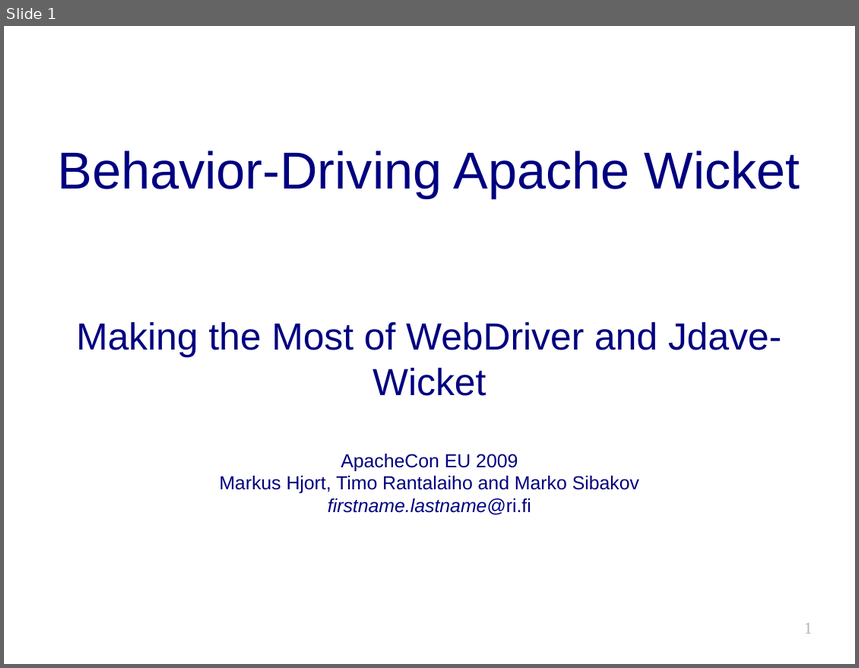
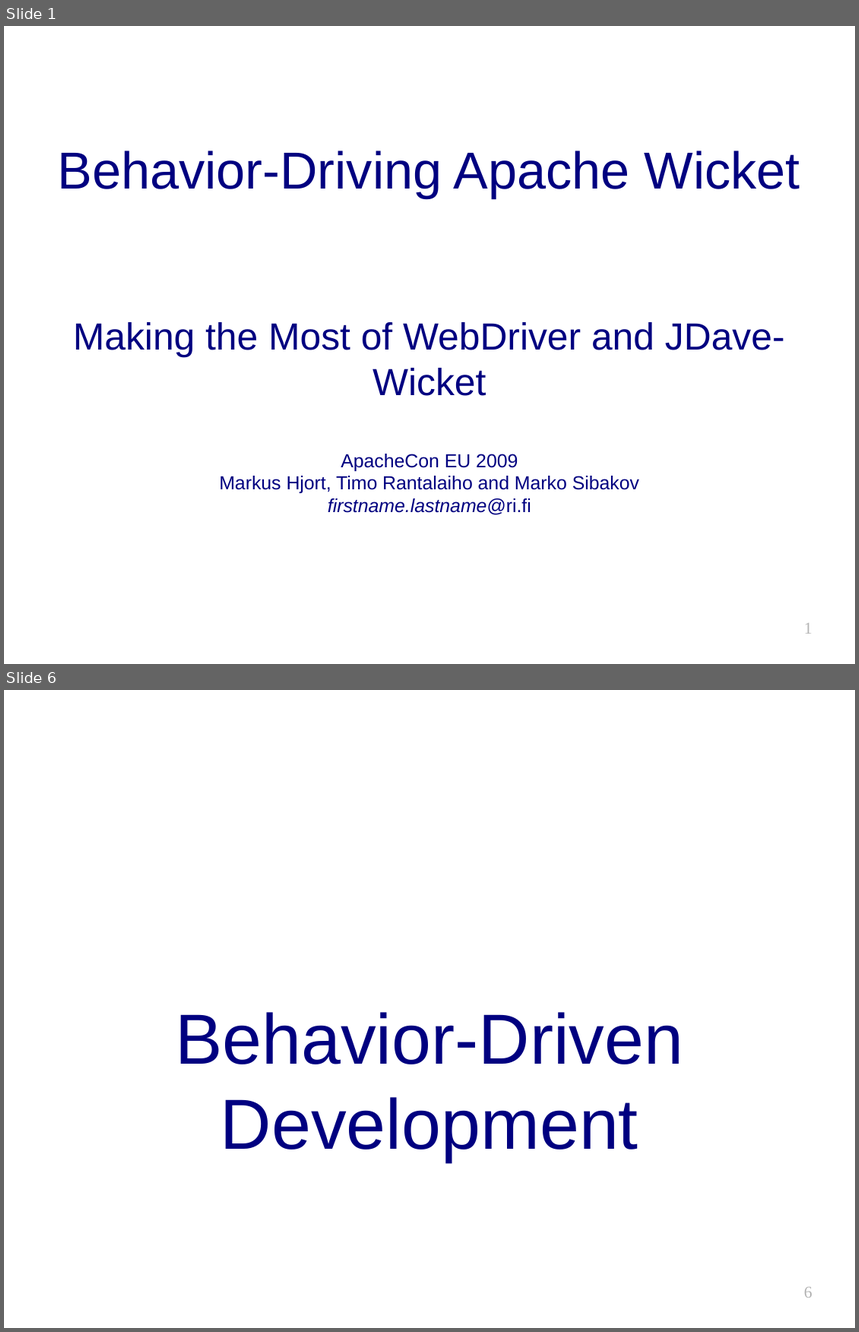
Before and after one commit to jdave/kansanpankki, a slide deck: doc/bdd-wicket-apachecon_eu_2009-hjort_rantalaiho_sibakov.odp. Shown one above the other, each under a label of ours: slide 1 before the commit, slides 1 and 6 after it; the slides between them are not shown. The pictures are 859x668 and 859x1332 pixels, drawn with LibreOffice and Linux fonts; fonts in the diff are those of the drawing; background and template pictures are left out. Boxes give left, top, right and bottom in pixels: in the first picture for what was removed or moved away, otherwise in the second. Text is boxed around its words. In the diff, an @@ line names an element or a change of style, - is before the commit and + after.

```diff
--- a/doc/bdd-wicket-apachecon_eu_2009-hjort_rantalaiho_sibakov.odp
+++ b/doc/bdd-wicket-apachecon_eu_2009-hjort_rantalaiho_sibakov.odp
@@ slide 6 added at (4,690,855,1328), background #FFFFFF @@
@@ subtitle added at (175,1012,683,1162), 60 pt, text #000080 @@
+Behavior-Driven Development
@@ page number added at (804,1287,813,1298), 14 pt, text #B3B3B3 @@
+6
@@ slide 1 changed as well @@
@@ subtitle at (73,322,785,396): text changed @@
-Making the Most of WebDriver and Jdave-Wicket
+Making the Most of WebDriver and JDave-Wicket
```
Also in this commit, not shown: 40 other slides added.
